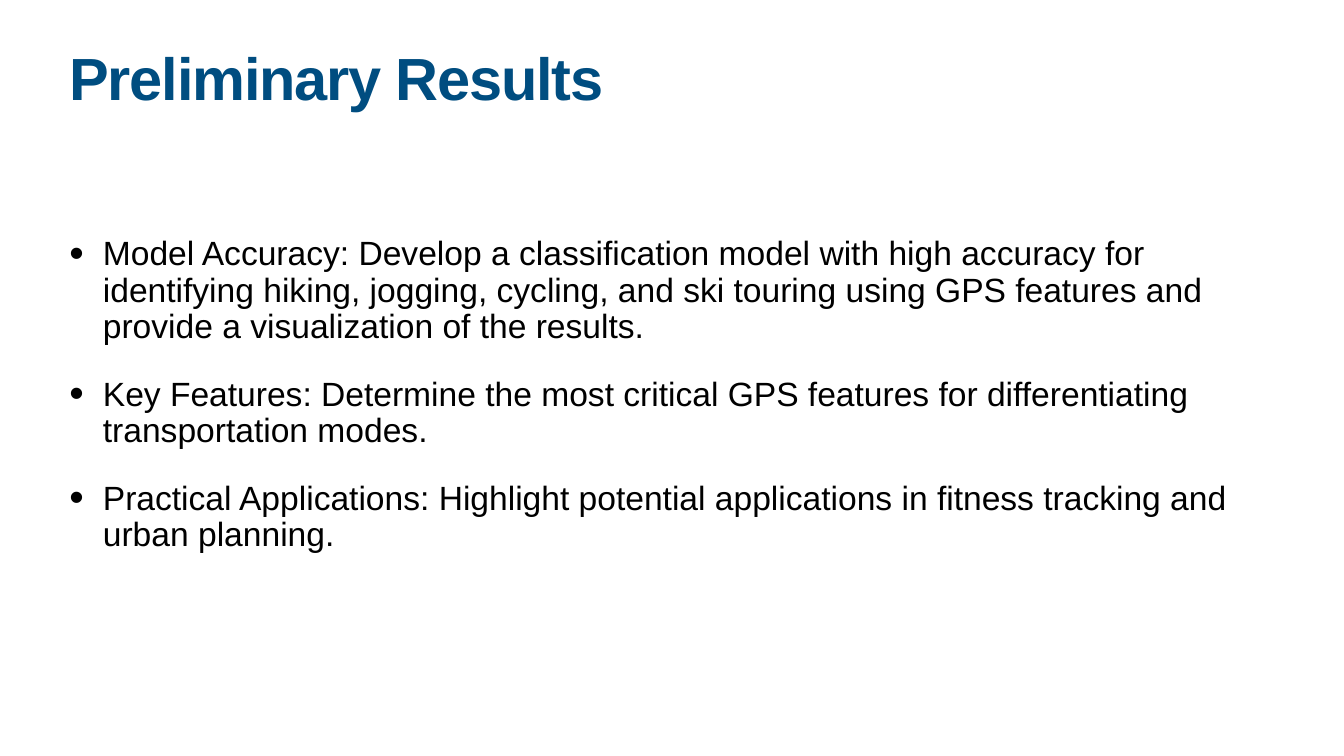
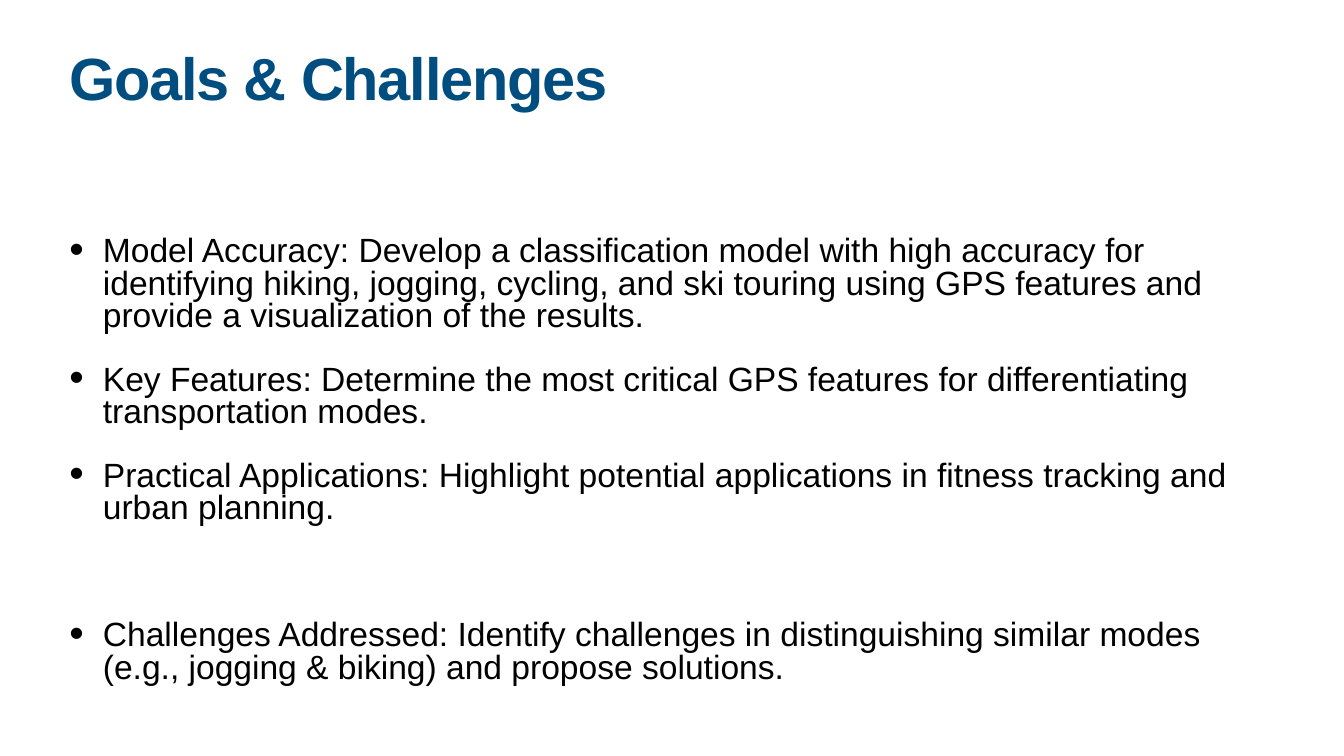
Before and after one commit to jonglr/GEO880-Project, a slide deck: slide 6 of Presentation.pptx (slide 7 before the commit). Drawn at 1344x756 pixels with LibreOffice and Linux fonts; fonts in the diff are those of the drawing. Boxes give left, top, right and bottom in pixels: in the first picture for what was removed or moved away, otherwise in the second. Text is boxed around its words. In the diff, an @@ line names an element or a change of style, - is before the commit and + after.

```diff
--- a/Presentation.pptx
+++ b/Presentation.pptx
@@ title at (x1=69, y1=57, x2=608, y2=111): text changed @@
-Preliminary Results
+Goals & Challenges
@@ text at (x1=103, y1=237, x2=1226, y2=525): line spacing 0.9 to 0.8 @@
@@ text at (x1=103, y1=621, x2=1201, y2=685): paragraph added @@
+• Challenges Addressed: Identify challenges in distinguishing similar modes (e.g., jogging & biking) and propose solutions.
```
Also in this commit, not shown: 2 other slides changed, 2 slides removed.
